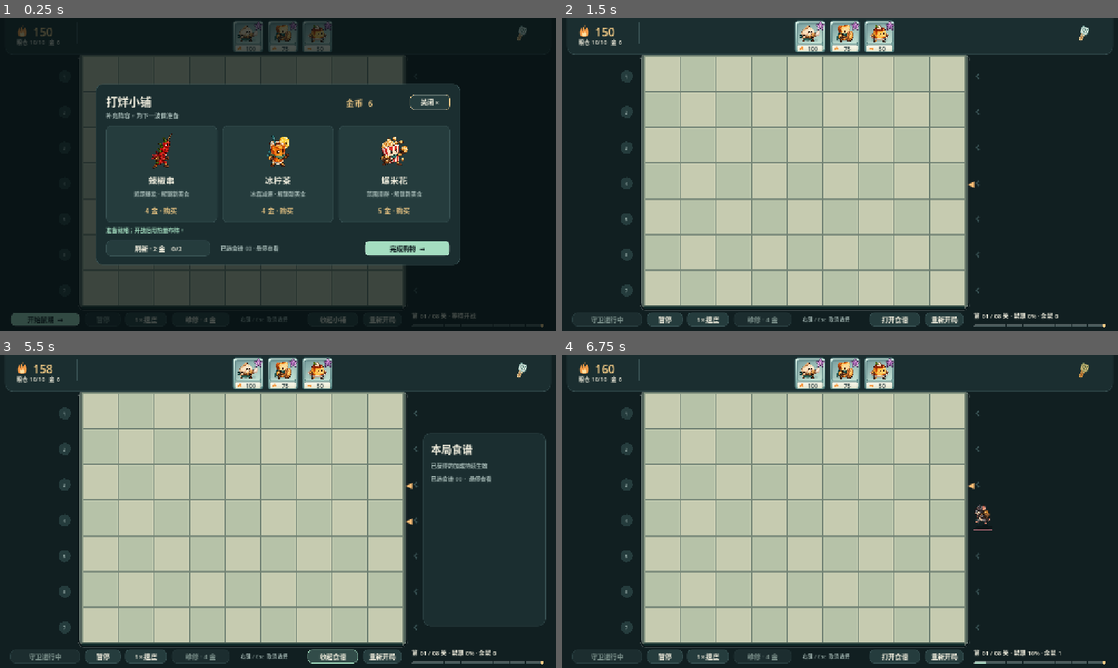
Above: before the commit, frames 1-4 (two rows, left to right).
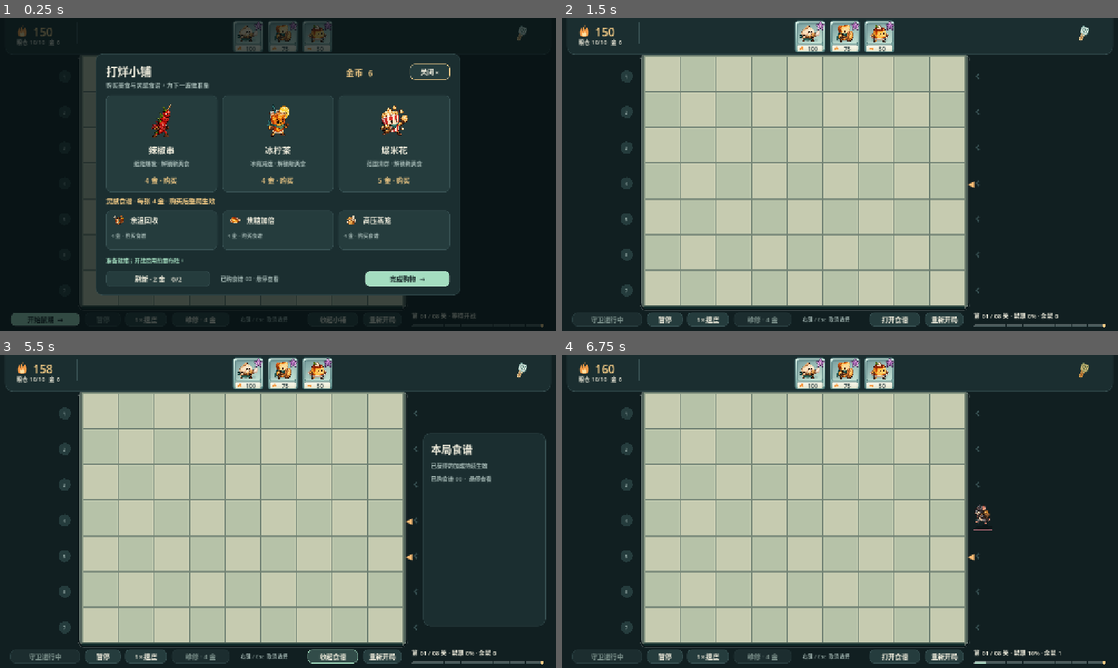
Above: after the commit, the same moments.

Repository: Horbin-Magician/food-vs-mouse
Game: Godot game, scene res://scenes/main.tscn
The game is run twice, just before and just after one commit, with the same random seed, the same clock (stepped at 60 frames per second) and the same inputs.
Inputs (mouse positions are in pixels of both pictures, inside the frame that each line leads up to):
- Up to frame 1 (0.25 s): no input
- Up to frame 2 (1.5 s): click "开始鼠潮 →" at 0.5 s; click "开始鼠潮 →" at 1.25 s
- Up to frame 3 (5.5 s): click "暂停" at 2 s; click "继续" at 2.75 s; click "1× 速度" at 3.5 s; click "2× 速度" at 4.25 s; click "打开食谱" at 5 s
- Up to frame 4 (6.75 s): click "收起食谱" at 5.75 s; click (1084, 370) at 6.52 s

The runs differ from the first frame. In frame 1, 17% of the frame differs, in the area x 17-83%, y 11-89%; in frame 2, nothing differs; in frame 3, less than 0.1%; in frame 4, less than 0.1%.

Commit message:
feat: 食谱与灵感统一通过商店购买

Diff:
--- a/resources/rules.tres
+++ b/resources/rules.tres
@@ -2,4 +2,4 @@
 [ext_resource type="Script" path="res://scripts/data/rules_def.gd" id="1"]
 [resource]
 script = ExtResource("1")
-stats = {"heat_start": 150.0, "heat_cap": 350.0, "heat_rate" …(67 unchanged characters)… 15, "repair": 0.3, "repair_cost": 4, "refresh_cost": 2, "refresh_limit": 2, "sta …(374 unchanged characters)…
+stats = {"heat_start": 150.0, "heat_cap": 350.0, "heat_rate" …(67 unchanged characters)… 15, "repair": 0.3, "repair_cost": 4, "recipe_price": 4, "refresh_cost": 2, "refresh_limit": 2, "sta …(374 unchanged characters)…
--- a/scenes/main.gd
+++ b/scenes/main.gd
@@ -5,7 +5,7 @@
 var animator: UnitAnimator = UnitAnimator.new()
 const TOP_RECT := Rect2(12, -16, 1256, 100)
 const FOOTER_Y := 678.0
-const SHOP_RECT := Rect2(220, 152, 840, 416)
+const SHOP_RECT := Rect2(220, 82, 840, 556)
 const PANEL_RECT := Rect2(974, 180, 282, 444)
 const CARD_DRAG_THRESHOLD := 6.0
 const FOOD_ROLES := {"bun":"蒸汽输出", "toast":"前排守卫", "pudding":"热量生产", "tea":"冰霜减速", "pepper":"近距爆发", "popcorn":"范围清群", "noodles":"穿透输出", "garlic":"相邻增益"}
@@ -230,15 +230,9 @@
 	if layout_phase != run.state.phase:
 		panel_open = run.state.phase != "battle"
 		layout_phase = run.state.phase
-	panel_label({"recipe":"灵感菜单", "prepare":"打烊小铺", "battle":"本局食谱", "won":"今夜，守住了", "lost":"明晚，再来"}.get(run.state.phase,""), 24, GameTheme.TEXT)
-	panel_label({"recipe":"选择一道食谱 · 效果持续整局", "prepare":"补充阵容，为下一波做准备", "battle":"已获得的加成持续生效", "won":"八关告捷 · 食堂安然无恙", "lost":"粮仓失守 · 换个阵容再试试"}.get(run.state.phase,""), 13, GameTheme.MUTED)
-	if run.state.phase == "recipe":
-		for id: String in run.state.choices:
-			var choice: Button = panel_button("",func() -> void: report(run.choose_recipe(id)),run.data.recipes[id].stats.description)
-			choice.custom_minimum_size.y = 92
-			row_content(choice, art.recipe(id), run.data.recipes[id].title, run.data.recipes[id].stats.description)
-		if run.state.choices.is_empty(): panel_button("食谱已收集完 · 继续 →",func() -> void: run.skip_recipe())
-	elif run.state.phase == "prepare":
+	panel_label({"prepare":"打烊小铺", "battle":"本局食谱", "won":"今夜，守住了", "lost":"明晚，再来"}.get(run.state.phase,""), 24, GameTheme.TEXT)
+	panel_label({"prepare":"购买美食与灵感食谱，为下一波做准备", "battle":"已获得的加成持续生效", "won":"八关告捷 · 食堂安然无恙", "lost":"粮仓失守 · 换个阵容再试试"}.get(run.state.phase,""), 13, GameTheme.MUTED)
+	if run.state.phase == "prepare":
 		build_shop()
 	if run.state.phase in ["won","lost"]:
 		panel_label("今 夜 战 报", 13, GameTheme.GOLD)
@@ -246,9 +240,9 @@
 			panel_label(line, 18, GameTheme.TEXT)
 		var again: Button = panel_button("再守一夜  →",func() -> void: restart.popup_centered(Vector2i(460,190)))
 		GameTheme.primary(again)
-	var owned: Label = panel_label("已选食谱 %02d  ·  悬停查看" % run.state.recipes.size(), 13, GameTheme.MUTED)
+	var owned: Label = panel_label("已购食谱 %02d  ·  悬停查看" % run.state.recipes.size(), 13, GameTheme.MUTED)
 	owned.mouse_filter = Control.MOUSE_FILTER_STOP
-	owned.tooltip_text = "尚未选择食谱；通过关卡后获得。" if run.state.recipes.is_empty() else "本局食谱\n"
+	owned.tooltip_text = "尚未购买食谱；在小铺用金币购买。" if run.state.recipes.is_empty() else "本局食谱\n"
 	for id: String in run.state.recipes: owned.tooltip_text += run.data.recipes[id].title + " · " + run.data.recipes[id].stats.description + "\n"
 	for id: String in run.state.cards:
 		var node: Button = Button.new()
@@ -354,7 +348,7 @@
 		shop_surface.remove_child(child)
 		child.queue_free()
 	card_label(shop_surface, "打烊小铺", Vector2(24, 20), Vector2(380, 36), 26, GameTheme.TEXT)
-	card_label(shop_surface, "补充阵容，为下一波做准备", Vector2(24, 61), Vector2(400, 22), 14, GameTheme.MUTED)
+	card_label(shop_surface, "购买美食与灵感食谱，为下一波做准备", Vector2(24, 61), Vector2(400, 22), 14, GameTheme.MUTED)
 	card_label(shop_surface, "金币  %d" % run.state.coins, Vector2(576, 28), Vector2(140, 28), 20, GameTheme.GOLD)
 	var close := shop_button("关闭 ×", Vector2(724, 24), Vector2(92, 36), func() -> void: set_panel_open(false))
 	close.name = "Close"
@@ -396,17 +390,29 @@
 		var price_label := card_label(item, price, Vector2(16, 183), Vector2(224, 26), 16, GameTheme.MUTED if item.disabled else GameTheme.GOLD)
 		price_label.horizontal_alignment = HORIZONTAL_ALIGNMENT_CENTER
 		item.tooltip_text = price if item.disabled else "购买后自动解锁或累积升星进度；累计 3 张二星，6 张三星。"
-	var feedback := card_label(shop_surface, run.message, Vector2(24, 325), Vector2(792, 22), 13, GameTheme.ACCENT)
+	card_label(shop_surface, "灵感食谱 · 每张 %d 金 · 购买后整局生效" % run.data.rules.recipe_price, Vector2(24, 327), Vector2(760, 24), 15, GameTheme.GOLD)
+	if run.state.choices.is_empty():
+		card_label(shop_surface, "暂无可购食谱 · 可刷新或继续开战", Vector2(24, 379), Vector2(760, 26), 16, GameTheme.MUTED)
+	for index: int in range(run.state.choices.size()):
+		var id: String = run.state.choices[index]
+		var item := shop_button("", Vector2(24 + index * 268, 361), Vector2(256, 90), func() -> void: report(run.shop.buy_recipe(id)))
+		item.custom_minimum_size = Vector2(256, 90)
+		item.name = "Recipe_" + id
+		item.disabled = run.state.coins < run.data.rules.recipe_price
+		item.tooltip_text = run.data.recipes[id].stats.description
+		row_content(item, art.recipe(id), run.data.recipes[id].title, "%d 金 · %s" % [run.data.rules.recipe_price, "金币不足" if item.disabled else "购买食谱"])
+		focus_buttons.append(item)
+	var feedback := card_label(shop_surface, run.message, Vector2(24, 465), Vector2(792, 22), 13, GameTheme.ACCENT)
 	feedback.clip_text = true
 	feedback.tooltip_text = run.message
-	shop_refresh = shop_button("刷新 · %d 金    %d/%d" % [run.data.rules.refresh_cost, run.state.refreshes, run.data.rules.refresh_limit], Vector2(24, 360), Vector2(240, 36), func() -> void: report(run.shop.refresh()))
+	shop_refresh = shop_button("刷新 · %d 金    %d/%d" % [run.data.rules.refresh_cost, run.state.refreshes, run.data.rules.refresh_limit], Vector2(24, 500), Vector2(240, 36), func() -> void: report(run.shop.refresh()))
 	shop_refresh.disabled = run.state.refreshes >= run.data.rules.refresh_limit or run.state.coins < run.data.rules.refresh_cost
-	shop_refresh.tooltip_text = "刷新次数已用完" if run.state.refreshes >= run.data.rules.refresh_limit else ("金币不足" if shop_refresh.disabled else "更换三个商品，消耗 %d 金币" % run.data.rules.refresh_cost)
-	var owned := card_label(shop_surface, "已选食谱 %02d · 悬停查看" % run.state.recipes.size(), Vector2(288, 367), Vector2(280, 24), 13, GameTheme.MUTED)
+	shop_refresh.tooltip_text = "刷新次数已用完" if run.state.refreshes >= run.data.rules.refresh_limit else ("金币不足" if shop_refresh.disabled else "更换美食与食谱商品，消耗 %d 金币" % run.data.rules.refresh_cost)
+	var owned := card_label(shop_surface, "已购食谱 %02d · 悬停查看" % run.state.recipes.size(), Vector2(288, 507), Vector2(280, 24), 13, GameTheme.MUTED)
 	owned.mouse_filter = Control.MOUSE_FILTER_STOP
-	owned.tooltip_text = "尚未选择食谱；通过关卡后获得。" if run.state.recipes.is_empty() else "本局食谱\n"
+	owned.tooltip_text = "尚未购买食谱；在小铺用金币购买。" if run.state.recipes.is_empty() else "本局食谱\n"
 	for id: String in run.state.recipes: owned.tooltip_text += run.data.recipes[id].title + " · " + run.data.recipes[id].stats.description + "\n"
-	var done := shop_button("完成购物  →", Vector2(620, 360), Vector2(196, 36), func() -> void: set_panel_open(false))
+	var done := shop_button("完成购物  →", Vector2(620, 500), Vector2(196, 36), func() -> void: set_panel_open(false))
 	GameTheme.primary(done)
 	focus_buttons.append_array([shop_refresh, done])
 	# Keep keyboard focus within the modal, including after a purchase rebuild.
@@ -485,7 +491,7 @@
 	heat_pickup_view.queue_redraw()
 	header.text = wave_status()
 	update_controls()
-	if run.state.phase != old_phase and run.state.phase in ["recipe","won"]: sound.cue("clear")
+	if run.state.phase != old_phase and run.state.phase in ["prepare","won"]: sound.cue("clear")
 	if run.state.pantry < old_pantry: sound.cue("danger")
 	if run.state.units.size() > old_units: sound.cue("place")
 	old_phase = run.state.phase
@@ -497,11 +503,11 @@
 
 func wave_progress() -> float:
 	if run.state.phase == "prepare": return 0.0
-	if run.state.phase in ["recipe", "won"]: return 1.0
+	if run.state.phase == "won": return 1.0
 	return clampf(float(run.director.cursor) / maxi(1, run.director.events.size()), 0.0, 1.0)
 
 func wave_status() -> String:
-	var status: String = {"prepare":"等待开战", "recipe":"选择食谱", "won":"守卫成功", "lost":"粮仓失守"}.get(run.state.phase, "")
+	var status: String = {"prepare":"等待开战", "won":"守卫成功", "lost":"粮仓失守"}.get(run.state.phase, "")
 	if run.state.phase == "battle":
 		status = "清理余鼠 %d" % run.combat.enemies.size() if wave_progress() >= 1.0 else "鼠潮 %d%% · 余鼠 %d" % [roundi(wave_progress() * 100), run.combat.enemies.size()]
 		if run.paused: status = "暂停 · " + status
@@ -523,7 +529,7 @@
 	sync_panel_visibility()
 	modal_shade.visible = confirm.visible or restart.visible
 	start_button.disabled = phase != "prepare"
-	start_button.text = "开始鼠潮  →" if phase == "prepare" else {"battle":"守卫进行中", "recipe":"请先选择食谱", "won":"守卫完成", "lost":"守卫结束"}.get(phase, "")
+	start_button.text = "开始鼠潮  →" if phase == "prepare" else {"battle":"守卫进行中", "won":"守卫完成", "lost":"守卫结束"}.get(phase, "")
 	pause_button.disabled = phase != "battle"
 	pause_button.text = "继续" if run.paused else "暂停"
 	pause_button.tooltip_text = "暂停时可查看信息，不能执行战斗操作。"
@@ -531,7 +537,7 @@
 	repair_button.disabled = phase != "prepare" or run.state.repaired or run.state.coins < run.data.rules.repair_cost
 	repair_button.text = "本关已维修" if run.state.repaired else "维修 · %d 金" % run.data.rules.repair_cost
 	repair_button.tooltip_text = "仅准备阶段可用" if phase != "prepare" else ("本关维修次数已用完" if run.state.repaired else ("金币不足" if run.state.coins < run.data.rules.repair_cost else "恢复场上美食 30% 最大生命；每个准备阶段一次。"))
-	var panel_name: String = {"recipe":"食谱", "prepare":"小铺", "battle":"食谱", "won":"战报", "lost":"战报"}.get(phase, "面板")
+	var panel_name: String = {"prepare":"小铺", "battle":"食谱", "won":"战报", "lost":"战报"}.get(phase, "面板")
 	toggle_button.text = ("收起" if panel_open else "打开") + panel_name
 	shovel_button.disabled = phase not in ["prepare", "battle"] or run.paused
 	if phase not in ["prepare", "battle"]: shovel = false
--- a/scripts/controllers/recipe_system.gd
+++ b/scripts/controllers/recipe_system.gd
@@ -29,13 +29,6 @@
 	while not pool.is_empty() and state.choices.size() < 3:
 		state.choices.append(pool.pop_at(rng.randi_range(0,pool.size()-1)))
 
-func choose(id: String) -> String:
-	if state.phase != "recipe" or id not in state.choices or has(id): return "食谱已选择或不可用"
-	state.recipes.append(id)
-	state.metrics.recipes.append(id)
-	state.choices.clear()
-	return ""
-
 func adjacent(unit: Dictionary, id: String) -> bool:
 	for other: Dictionary in state.units:
 		if other.id == id and absi(other.row-unit.row) + absi(other.col-unit.col) == 1: return true
--- a/scripts/controllers/run_controller.gd
+++ b/scripts/controllers/run_controller.gd
@@ -32,7 +32,7 @@
 	rng.seed = seed_value
 	board = BoardController.new(state, data)
 	recipes = RecipeSystem.new(state,data)
-	shop = ShopController.new(state,data,board,rng)
+	shop = ShopController.new(state,data,board,rng,recipes,unlocked)
 	shop.open()
 	combat = CombatController.new(state, data, board, recipes, rng)
 	director = WaveDirector.new()
@@ -92,30 +92,14 @@
 		return
 	state.coins += data.rules.rewards[state.wave - 1] + (data.rules.bonus if state.leaks <= 1 else 0)
 	state.wave += 1
-	state.phase = "recipe"
-	recipes.offer(rng,unlocked)
+	state.phase = "prepare"
+	shop.open()
 	state.repaired = false
 	state.heat = data.rules.heat_start
 	message = "通关奖励已到账。可免费调位、交换、移除，或维修一次。"
 
-func choose_recipe(id: String) -> String:
-	var error: String = recipes.choose(id)
-	if not error.is_empty(): return error
-	enter_shop()
-	return ""
-
-func skip_recipe() -> void:
-	if state.phase == "recipe" and state.choices.is_empty(): enter_shop()
-
-func enter_shop() -> void:
-	state.phase = "prepare"
-	shop.open()
-	message = "选谱完成，购买卡牌并调整阵地后开始下一关。"
-	persist()
-	changed.emit()
-
 func persist() -> bool:
-	if not persistence or state.phase not in ["prepare","recipe"]: return true
+	if not persistence or state.phase != "prepare": return true
 	if saves.save_run(state,rng): return true
 	message = saves.error
 	return false
@@ -136,7 +120,13 @@
 	rng.state = int(payload.rng)
 	board = BoardController.new(state,data)
 	recipes = RecipeSystem.new(state,data)
-	shop = ShopController.new(state,data,board,rng)
+	shop = ShopController.new(state,data,board,rng,recipes,unlocked)
+	if state.phase == "recipe":
+		var legacy_choices: Array = state.choices.duplicate()
+		state.phase = "prepare"
+		shop.open()
+		state.choices = legacy_choices
+		persist()
 	combat = CombatController.new(state,data,board,recipes,rng)
 	director = WaveDirector.new()
 	paused = false
--- a/scripts/controllers/save_service.gd
+++ b/scripts/controllers/save_service.gd
@@ -91,12 +91,10 @@
 	for id: Variant in p.recipes:
 		if not data.recipes.has(id) or id in seen: return false
 		seen.append(id)
-	if seen.size() > 7: return false
 	seen.clear()
 	for id: Variant in p.choices:
 		if not data.recipes.has(id) or id in p.recipes or id in seen: return false
 		seen.append(id)
-	if p.phase == "prepare" and not p.choices.is_empty(): return false
 	for offer: Variant in p.offers:
 		if not offer is Dictionary or not offer.get("bought") is bool or not offer.get("id") is String: return false
 		if offer.id != "" and not data.foods.has(offer.id): return false
--- a/scripts/controllers/shop_controller.gd
+++ b/scripts/controllers/shop_controller.gd
@@ -5,13 +5,17 @@
 var state: RunState
 var data: Catalog
 var board: BoardController
+var recipes: RecipeSystem
+var unlocked: Array = []
 var rng: RandomNumberGenerator
 
-func _init(s: RunState, c: Catalog, b: BoardController, random: RandomNumberGenerator) -> void:
+func _init(s: RunState, c: Catalog, b: BoardController, random: RandomNumberGenerator, recipe_system: RecipeSystem, unlocked_ids: Array) -> void:
 	state = s
 	data = c
 	board = b
 	rng = random
+	recipes = recipe_system
+	unlocked = unlocked_ids
 
 func open() -> void:
 	state.refreshes = 0
@@ -24,6 +28,7 @@
 		if state.cards.get(id,0) < 6: pool.append(id)
 	for i: int in range(3):
 		state.offers.append({"id": pool[rng.randi_range(0,pool.size()-1)] if not pool.is_empty() else "", "bought": false})
+	recipes.offer(rng, unlocked)
 
 func buy(index: int) -> String:
 	if state.phase != "prepare": return "仅准备阶段可购买"
@@ -51,3 +56,13 @@
 	state.refreshes += 1
 	generate()
 	return ""
+
+func buy_recipe(id: String) -> String:
+	if state.phase != "prepare": return "仅准备阶段可购买"
+	if id not in state.choices or not data.recipes.has(id) or not recipes.eligible(id, unlocked): return "食谱已售罄或不可用"
+	if state.coins < data.rules.recipe_price: return "金币不足"
+	state.coins -= data.rules.recipe_price
+	state.recipes.append(id)
+	state.metrics.recipes.append(id)
+	state.choices.erase(id)
+	return ""
--- a/tests/art_gallery.gd
+++ b/tests/art_gallery.gd
@@ -26,7 +26,7 @@
 	super._input(event)
 	if event is InputEventKey and event.pressed:
 		if event.keycode == KEY_R:
-			run.state.phase = "recipe"
+			run.state.phase = "prepare"
 			run.state.choices = ["pressure", "ice", "breakfast"]
 			rebuild()
 		if event.keycode == KEY_P:
--- a/tests/autoplay.gd
+++ b/tests/autoplay.gd
@@ -9,15 +9,9 @@
 		run.new_run(42)
 		var steps: int = 0
 		while run.state.phase not in ["won","lost"] and steps < 20000:
-			if run.state.phase == "recipe":
-				var preference: Array = ["pressure","burst","wide","recycle","caramel","reheat","crust"] if build == "steam" else ["ice","cold_spice","long","burn","caramel","reheat","crust"]
-				var chosen: String = ""
-				for id: String in preference:
-					if id in run.state.choices: chosen = id; break
-				if chosen.is_empty() and not run.state.choices.is_empty(): chosen = run.state.choices[0]
-				if chosen.is_empty(): run.skip_recipe()
-				else: run.choose_recipe(chosen)
 			if run.state.phase == "prepare":
+				for id: String in run.state.choices.duplicate():
+					if run.state.coins >= 8: run.shop.buy_recipe(id)
 				var wants: Array = ["bun","toast","pudding","popcorn","garlic"] if build == "steam" else ["bun","toast","pudding","tea","pepper","garlic"]
 				for refresh: int in range(3):
 					for i: int in range(run.state.offers.size()):
--- a/tests/test_builds.gd
+++ b/tests/test_builds.gd
@@ -5,7 +5,7 @@
 	run.new_run(42)
 	var same: RunController = RunController.new()
 	same.new_run(42)
-	assert(run.state.offers == same.state.offers)
+	assert(run.state.offers == same.state.offers and run.state.choices == same.state.choices)
 	run.state.cards.bun = 2
 	run.start()
 	run.board.place("bun",2,0,false)
@@ -36,16 +36,23 @@
 	enemy.slow_time = 2
 	run.combat.damage_enemy(enemy,32,"pepper")
 	assert(enemy.hp == 218 and enemy.armor == 2)
-	run.state.phase = "recipe"
+	run.state.phase = "prepare"
 	run.state.recipes.clear()
 	run.recipes.offer(run.rng,[])
 	var choice: String = run.state.choices[0]
-	assert(run.recipes.choose(choice) == "")
-	assert(run.recipes.choose(choice) != "")
-	for id: String in run.data.recipes: run.state.recipes.append(id)
+	run.state.coins = 0
+	assert(run.shop.buy_recipe(choice) != "" and run.state.recipes.is_empty())
+	run.state.coins = 20
+	run.state.phase = "battle"
+	assert(run.shop.buy_recipe(choice) != "" and run.state.coins == 20)
+	run.state.phase = "prepare"
+	assert(run.shop.buy_recipe(choice) == "")
+	assert(run.state.coins == 16 and run.recipes.has(choice))
+	assert(run.shop.buy_recipe(choice) != "")
+	assert(run.state.coins == 16)
+	run.state.recipes = run.data.recipes.keys()
 	run.recipes.offer(run.rng,[])
 	assert(run.state.choices.is_empty())
-	run.skip_recipe()
 	assert(run.state.phase == "prepare")
 	print("PASS builds: deterministic shop, atomic purchases, stars, stacked formulas, armor, empty recipes")
 	quit()
--- a/tests/test_progression.gd
+++ b/tests/test_progression.gd
@@ -7,11 +7,11 @@
 	run.board.place("bun",2,0,false)
 	run.state.units[0].hp = 100.0
 	run.finish_wave()
-	assert(run.state.wave == 2 and run.state.phase == "recipe")
+	assert(run.state.wave == 2 and run.state.phase == "prepare")
 	assert(run.state.coins == 14 and run.state.units[0].hp == 127.0)
+	assert(run.state.recipes.is_empty() and not run.state.choices.is_empty())
 	run.finish_wave()
 	assert(run.state.coins == 14, "reward cannot repeat")
-	run.choose_recipe(run.state.choices[0])
 	assert(run.board.move(2,0,1,1) == "")
 	assert(run.state.units[0].hp == 127.0 and run.state.units.size() == 1)
 	assert(run.board.repair() == "" and run.state.coins == 10)
@@ -21,9 +21,8 @@
 	assert(run.state.cooldowns.is_empty() and run.state.units[0].timer == 0.0)
 	run.finish_wave()
 	assert(run.state.wave == 3)
-	run.choose_recipe(run.state.choices[0])
 	run.start()
 	run.finish_wave()
-	assert(run.state.wave == 4 and run.state.phase == "recipe")
+	assert(run.state.wave == 4 and run.state.phase == "prepare")
 	print("PASS progression: three waves, heal, move, repair, rewards")
 	quit()
--- a/tests/test_save.gd
+++ b/tests/test_save.gd
@@ -25,9 +25,26 @@
 	run.finish_wave()
 	assert(run.saves.save_run(run.state,run.rng))
 	snapshot = run.saves.load_run(run.data)
-	assert(snapshot.phase == "recipe" and snapshot.choices == run.state.choices)
+	assert(snapshot.phase == "prepare" and snapshot.choices == run.state.choices)
 	var restored: RunState = run.saves.restore(snapshot)
 	assert(restored.units == run.state.units and restored.coins == run.state.coins)
+	# Purchased recipes and remaining stock survive restore; legacy choice phase migrates once.
+	var recipe_id: String = run.state.choices[0]
+	assert(run.shop.buy_recipe(recipe_id).is_empty())
+	assert(run.saves.save_run(run.state,run.rng))
+	assert(run.resume_run())
+	assert(recipe_id in run.state.recipes and recipe_id not in run.state.choices)
+	run.persistence = true
+	run.state.phase = "recipe"
+	assert(run.saves.save_run(run.state,run.rng))
+	var legacy_coins: int = run.state.coins
+	var legacy_choices: Array = run.state.choices.duplicate()
+	assert(run.resume_run() and run.state.phase == "prepare")
+	assert(run.state.coins == legacy_coins and run.state.choices == legacy_choices)
+	var migrated_offers: Array = run.state.offers.duplicate(true)
+	var migrated_rng: int = run.rng.state
+	assert(run.resume_run())
+	assert(run.state.offers == migrated_offers and run.rng.state == migrated_rng and run.state.coins == legacy_coins)
 	var corrupt: Dictionary = snapshot.duplicate(true)
 	corrupt.units.append(corrupt.units[0].duplicate())
 	assert(not run.saves.validate(corrupt,run.data))
--- a/tests/test_ui.gd
+++ b/tests/test_ui.gd
@@ -192,7 +192,7 @@
 	scene._unhandled_input(event)
 	assert(scene.run.state.units.size() == unit_count)
 	scene.confirm.hide()
-	scene.run.state.phase = "recipe"
+	scene.run.state.phase = "prepare"
 	scene.run.state.choices = ["pressure", "breakfast", "cold_spice"]
 	scene.rebuild()
 	await process_frame
@@ -239,6 +239,14 @@
 	scene.shop_items.get_child(0).pressed.emit()
 	assert(scene.run.state.cards[offer_id] == count_before + 1)
 	assert(scene.run.state.coins == coins_before - scene.run.data.foods[offer_id].stats.price)
+	scene.run.state.coins = 20
+	scene.rebuild()
+	var recipe_id: String = scene.run.state.choices[0]
+	var recipe_button: Button = scene.shop_surface.get_node("Recipe_" + recipe_id)
+	assert(scene.SHOP_RECT.encloses(recipe_button.get_global_rect()))
+	recipe_button.pressed.emit()
+	assert(scene.run.state.coins == 16 and recipe_id in scene.run.state.recipes)
+	assert(not scene.shop_surface.has_node("Recipe_" + recipe_id))
 	scene.run.state.coins = 10
 	scene.rebuild()
 	scene.shop_refresh.pressed.emit()
@@ -264,7 +272,7 @@
 	assert(not scene.shop_overlay.visible)
 	scene.shovel_button.pressed.emit()
 	assert(scene.shovel_cursor_active)
-	scene.run.state.phase = "recipe"
+	scene.run.state.phase = "won"
 	scene.update_controls()
 	assert(not scene.shovel and not scene.shovel_cursor_active)
 	scene.run.state.phase = "prepare"
--- a/tests/visual_fixture.gd
+++ b/tests/visual_fixture.gd
@@ -12,5 +12,5 @@
 	run.saves.folder = "user://qa_visual/"
 	DirAccess.make_dir_recursive_absolute(run.saves.folder)
 	assert(run.saves.save_run(run.state,run.rng))
-	print("Prepared isolated visual fixture: wave 2 recipe, damaged bun")
+	print("Prepared isolated visual fixture: wave 2 shop, damaged bun")
 	quit()
Not shown, changed: doc/TODO.md
Not shown, changed: doc/art/ui.md
Not shown, added: doc/design/shop.md
Not shown, changed: doc/engineering.md
Not shown, changed: doc/technical/runtime.md
Not shown, added: doc/testing/shop.md
